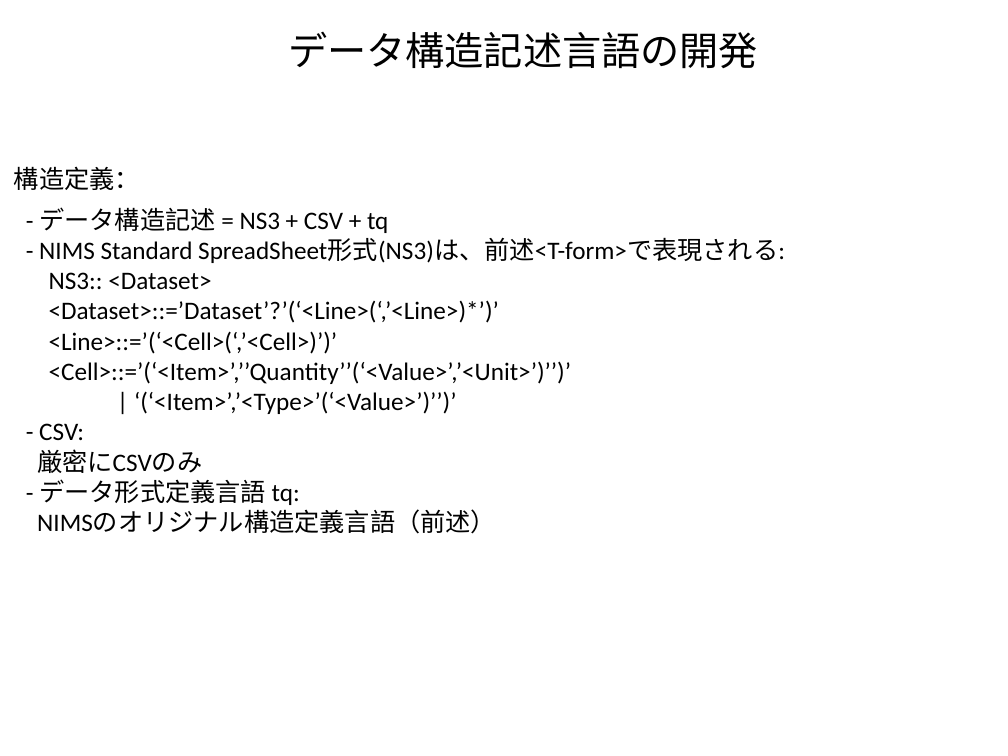
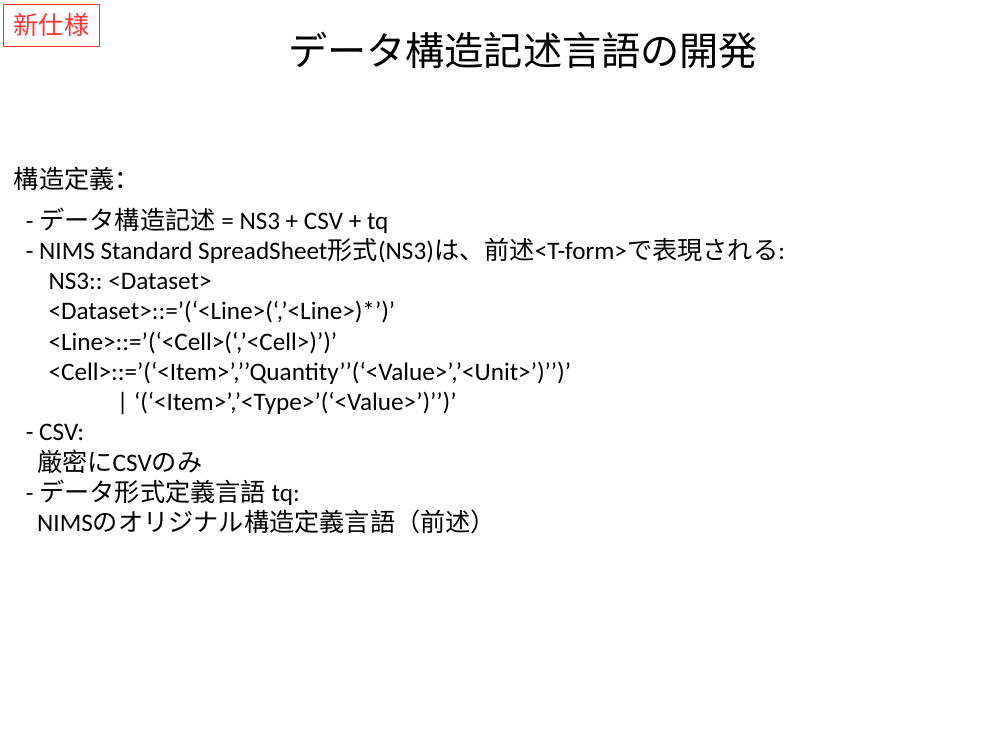
Before and after one commit to kouamano/RECURSIVE-SYSTEM, a slide deck: slide 2 of Document/tq_op_example.pptx. Drawn at 1008x756 pixels with LibreOffice and Linux fonts; fonts in the diff are those of the drawing. Boxes give left, top, right and bottom in pixels: in the first picture for what was removed or moved away, otherwise in the second. Text is boxed around its words. In the diff, an @@ line names an element or a change of style, - is before the commit and + after.

```diff
--- a/Document/tq_op_example.pptx
+++ b/Document/tq_op_example.pptx
@@ rectangle added at [4,5,100,47], outline #FF3333 0.75 pt, 18 pt, text #FF3333 @@
+新仕様
@@ text at [49,300,396,323]: text changed @@
-<Dataset>::=’Dataset’?’(‘<Line>(‘,’<Line>)*’)’
+<Dataset>::=’(‘<Line>(‘,’<Line>)*’)’
```
Also in this commit, not shown: 5 other slides changed, 1 other file.
